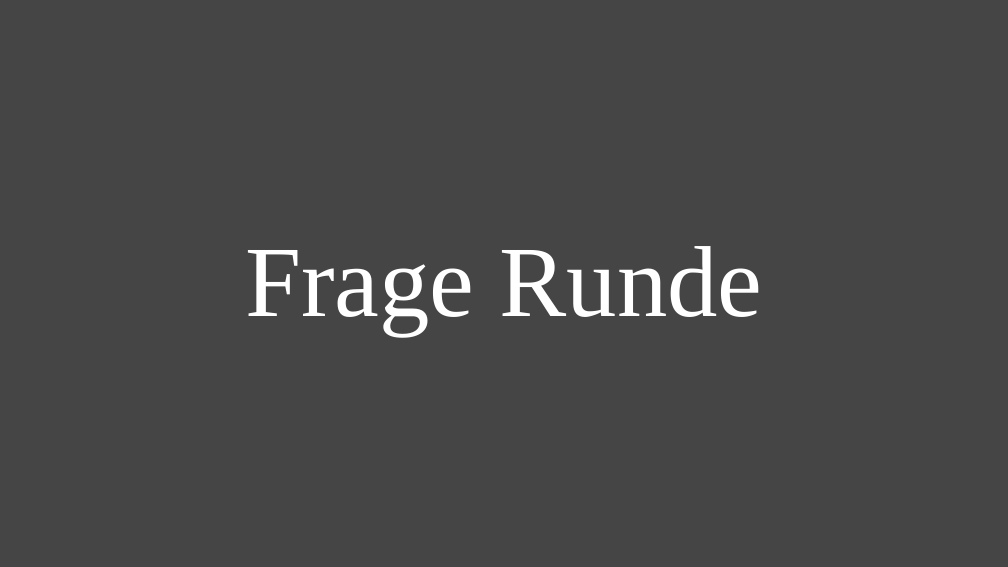
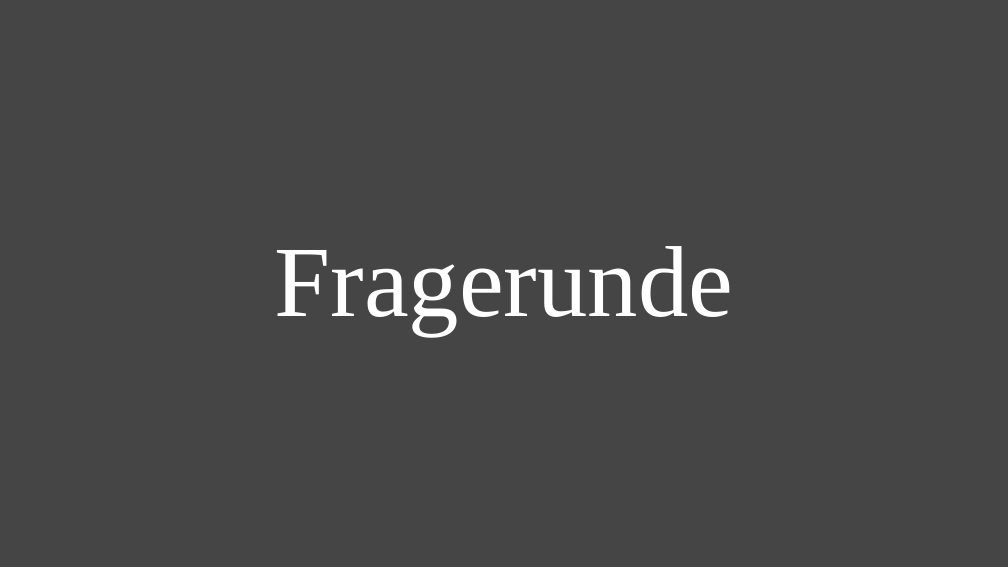
Before and after one commit to Eggs-Bacon/Allgemein, a slide deck: slide 6 of ZwischenstandsPräsentation/Präsentationsvorlage_Team_Eggs&Bacon.pptx. Drawn at 1008x567 pixels with LibreOffice and Linux fonts; fonts in the diff are those of the drawing; background and template pictures are left out. Boxes give left, top, right and bottom in pixels: in the first picture for what was removed or moved away, otherwise in the second. Text is boxed around its words. In the diff, an @@ line names an element or a change of style, - is before the commit and + after.

Commit message:
korrekturen ZwischenstandsPräsentation

```diff
--- a/ZwischenstandsPräsentation/Präsentationsvorlage_Team_Eggs&Bacon.pptx
+++ b/ZwischenstandsPräsentation/Präsentationsvorlage_Team_Eggs&Bacon.pptx
@@ title at (274,246,733,335): text changed @@
-Frage Runde
+Fragerunde
```
